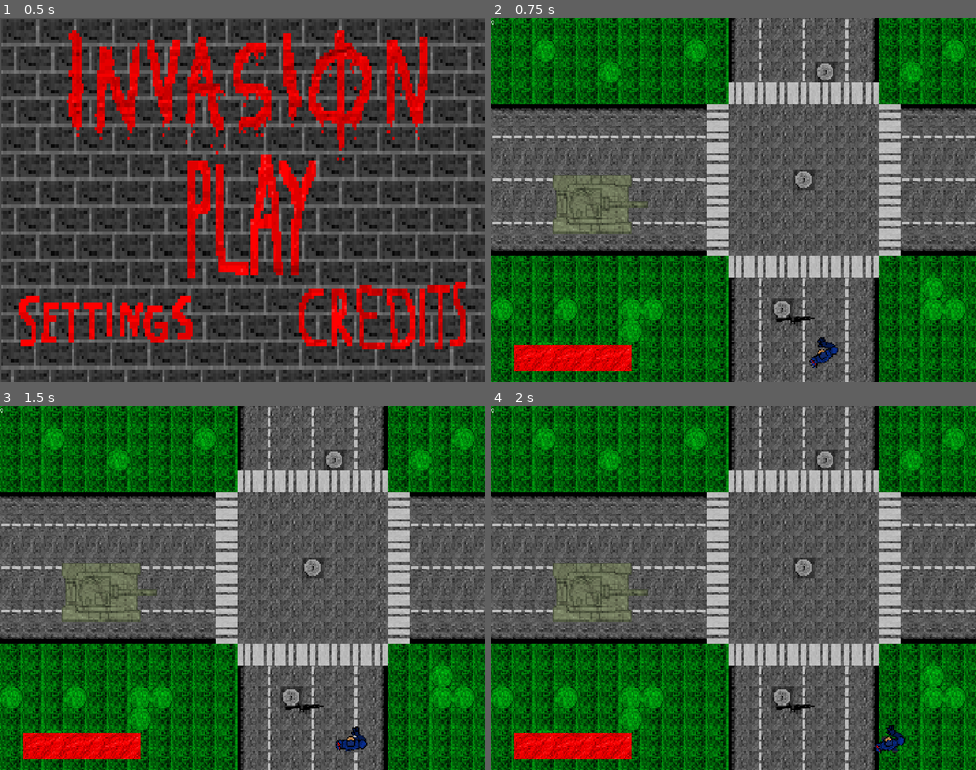
Above: before the commit, frames 1-4 (two rows, left to right).
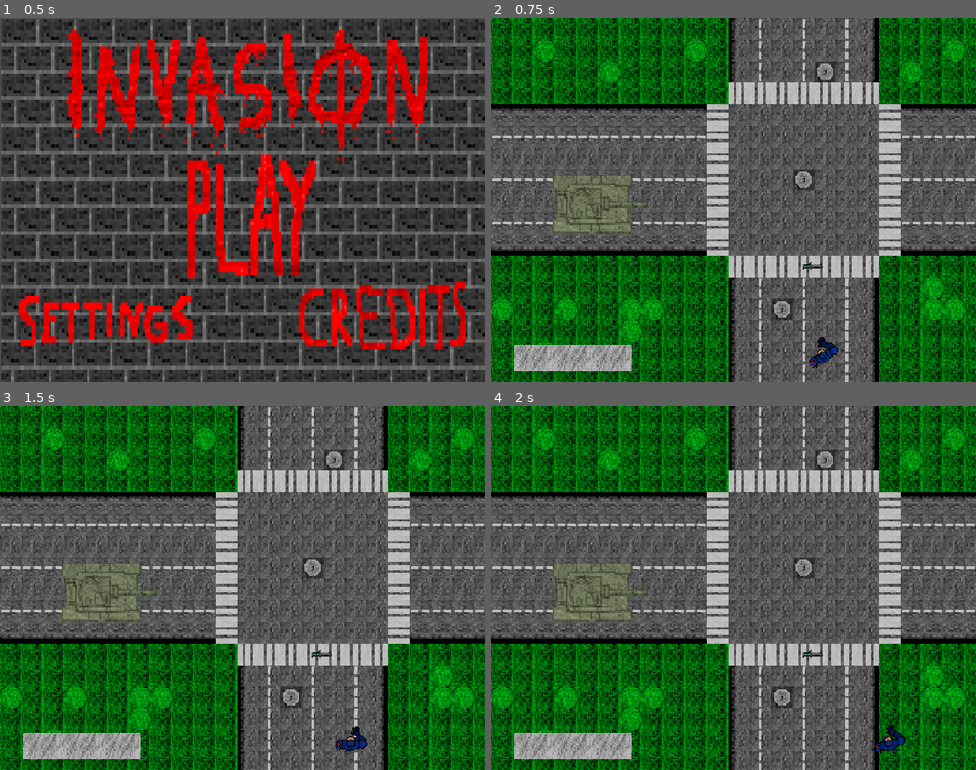
Above: after the commit, the same moments.

Repository: vladydad/Invasion_godot
Game: Godot game, scene res://main_menu.tscn
The game is run twice, just before and just after one commit, with the same random seed, the same clock (stepped at 60 frames per second) and the same inputs.
Inputs (mouse positions are in pixels of both pictures, inside the frame that each line leads up to):
- Up to frame 1 (0.5 s): no input
- Up to frame 2 (0.75 s): click (748, 214) at 0.5 s
- Up to frame 3 (1.5 s): tap Enter at 1.25 s; move the mouse to (349, 569) at 1.27 s; press the mouse at (349, 569) at 1.28 s; hold Right (ui_right) from 1.28 s (still down)
- Up to frame 4 (2 s): keep holding Right (ui_right)

Frame 1 is identical in both runs. In frame 2, 1.9% of the frame differs, in the area x 0-69%, y 0-97%; in frame 3, 1.9%; in frame 4, 1.9%.

Commit message:
s

Diff:
--- a/invasion/level1.tscn
+++ b/invasion/level1.tscn
@@ -5,10 +5,10 @@
 [ext_resource type="Texture2D" uid="uid://ckx8cgkb1nfu6" path="res://map/tilesheet 1 (1).png" id="2_ootpb"]
 [ext_resource type="PackedScene" uid="uid://djmahlup64ud1" path="res://tank.tscn" id="4_v38iq"]
 [ext_resource type="Texture2D" uid="uid://cje1mhe5b65s5" path="res://icons/healthbarlong.png" id="6_i2041"]
-[ext_resource type="PackedScene" uid="uid://0rt840pxuxhq" path="res://m4a1.tscn" id="7_i2041"]
 [ext_resource type="Texture2D" uid="uid://cc6i4snu8kjoq" path="res://icons/adrenlalin overlay.png" id="7_usj0q"]
 [ext_resource type="Texture2D" uid="uid://p3e1sqrprqed" path="res://icons/healthbarredlong.png" id="7_xy4tn"]
 [ext_resource type="Texture2D" uid="uid://cdgexn1vldece" path="res://blood overlay.png" id="8_usj0q"]
+[ext_resource type="PackedScene" uid="uid://bx5e6tipyhger" path="res://chuk.tscn" id="9_usj0q"]
 
 [sub_resource type="TileSetAtlasSource" id="TileSetAtlasSource_dopym"]
 texture = ExtResource("1_jwv3a")
@@ -155,18 +155,31 @@
 texture_progress = ExtResource("7_xy4tn")
 
 [node name="Tips1" type="Label" parent="CanvasLayer" unique_id=1923445102]
-offset_right = 40.0
-offset_bottom = 23.0
+visible = false
+offset_left = 72.0
+offset_top = 36.0
+offset_right = 542.0
+offset_bottom = 93.0
+theme_override_font_sizes/font_size = 50
+text = "Trykk på R for å reloade"
 
 [node name="AnimatedSprite2D" type="AnimatedSprite2D" parent="CanvasLayer" unique_id=2117451719]
+visible = false
+position = Vector2(733.5, 541)
+scale = Vector2(36.675, 36.066666)
 sprite_frames = SubResource("SpriteFrames_7xv1m")
 
 [node name="BloodOverlay" type="AnimatedSprite2D" parent="CanvasLayer" unique_id=1999717574]
+visible = false
+position = Vector2(735, 545)
+scale = Vector2(36.75, 36.333332)
 sprite_frames = SubResource("SpriteFrames_h3o71")
 
 [node name="AmmoLabel" type="Label" parent="CanvasLayer" unique_id=2055465420]
-offset_right = 40.0
-offset_bottom = 23.0
+offset_left = 1356.0
+offset_top = 1016.0
+offset_right = 1442.0
+offset_bottom = 1076.0
 
-[node name="Area2D2" parent="." unique_id=2072543071 instance=ExtResource("7_i2041")]
-position = Vector2(908, 900)
+[node name="Area2D2" parent="." unique_id=202227351 instance=ExtResource("9_usj0q")]
+position = Vector2(953, 735)
--- a/invasion/player.gd
+++ b/invasion/player.gd
@@ -14,22 +14,22 @@
 
 @export var bazooka_scene: PackedScene
 
-@onready var health_bar = $"../CanvasLayer/HealthBar"
-
-@onready var ammo_label = $"../CanvasLayer/AmmoLabel"
+#@onready var health_bar = $"../CanvasLayer/HealthBar"
+
+#@onready var ammo_label = $"../CanvasLayer/AmmoLabel"
 
 func highspeed():
 	$PickupSound.play()
 	fast = true
-	$"../CanvasLayer2/AnimatedSprite2D".visible = true
-	$"../CanvasLayer2/AnimatedSprite2D".play("default")
+	#$"../CanvasLayer2/AnimatedSprite2D".visible = true
+	#$"../CanvasLayer2/AnimatedSprite2D".play("default")
 	speed = 500
 	await get_tree().create_timer(15).timeout
 	speed = 200
-	$AnimatedSprite2D.speed_scale = 2
+	#$AnimatedSprite2D.speed_scale = 2
 	fast = false
-	$"../CanvasLayer2/AnimatedSprite2D".stop()
-	$"../CanvasLayer2/AnimatedSprite2D".visible = false
+	#$"../CanvasLayer2/AnimatedSprite2D".stop()
+	#$"../CanvasLayer2/AnimatedSprite2D".visible = false
 
 func maxhealth():
 	$PickupSound.play()
@@ -42,17 +42,17 @@
 		ammo = 10
 	elif weapon == "ar":
 		ammo = 30
-		$"../CanvasLayer/Tips1".visible = true
-		await get_tree().create_timer(0.3).timeout
-		$"../CanvasLayer/Tips1".visible = false
-		await get_tree().create_timer(0.3).timeout
-		$"../CanvasLayer/Tips1".visible = true
-		await get_tree().create_timer(0.3).timeout
-		$"../CanvasLayer/Tips1".visible = false
-		await get_tree().create_timer(0.3).timeout
-		$"../CanvasLayer/Tips1".visible = true
-		await get_tree().create_timer(3).timeout
-		$"../CanvasLayer/Tips1".visible = false
+		#$"../CanvasLayer/Tips1".visible = true
+		#await get_tree().create_timer(0.3).timeout
+		#$"../CanvasLayer/Tips1".visible = false
+		#await get_tree().create_timer(0.3).timeout
+		#$"../CanvasLayer/Tips1".visible = true
+		#await get_tree().create_timer(0.3).timeout
+		#$"../CanvasLayer/Tips1".visible = false
+		#await get_tree().create_timer(0.3).timeout
+		#$"../CanvasLayer/Tips1".visible = true
+		#await get_tree().create_timer(3).timeout
+		#$"../CanvasLayer/Tips1".visible = false
 	elif weapon == "bazooka":
 		ammo = 3
 	elif weapon == "knife":
@@ -60,11 +60,11 @@
 
 func _physics_process(delta: float) -> void:
 
-	if health<40:
-		$"../CanvasLayer/BloodOverlay".visible = true
-		$"../CanvasLayer/BloodOverlay".play("blod")
-	else:
-		$"../CanvasLayer/BloodOverlay".visible = false
+#	if health<40:
+#		$"../CanvasLayer/BloodOverlay".visible = true
+#		$"../CanvasLayer/BloodOverlay".play("blod")
+#	else:
+#		$"../CanvasLayer/BloodOverlay".visible = false
 
 
 	if Input.is_action_pressed("Reload"):
@@ -144,9 +144,9 @@
 			shootBazooka()
 		elif weapon == "knife":
 			swingKnife()
-	if !reloading:
-		ammo_label.text = str(ammo)
-	health_bar.value = health
+	#if !reloading:
+		#ammo_label.text = str(ammo)
+	#health_bar.value = health
 
 	if Input.is_action_pressed("Shoot") and canShoot:
 		if weapon == "ar":
